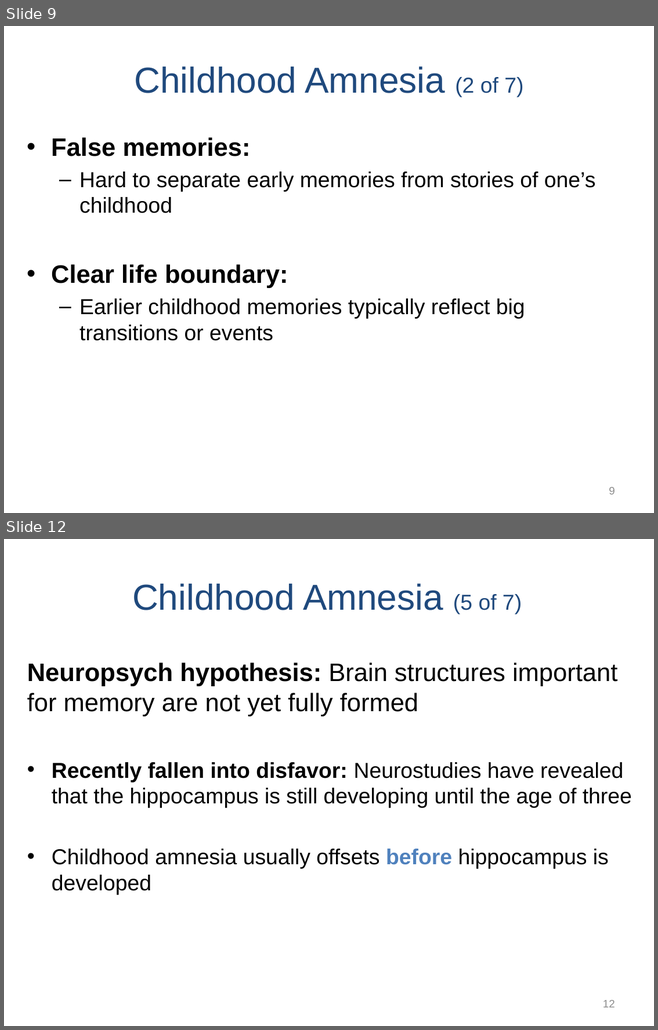
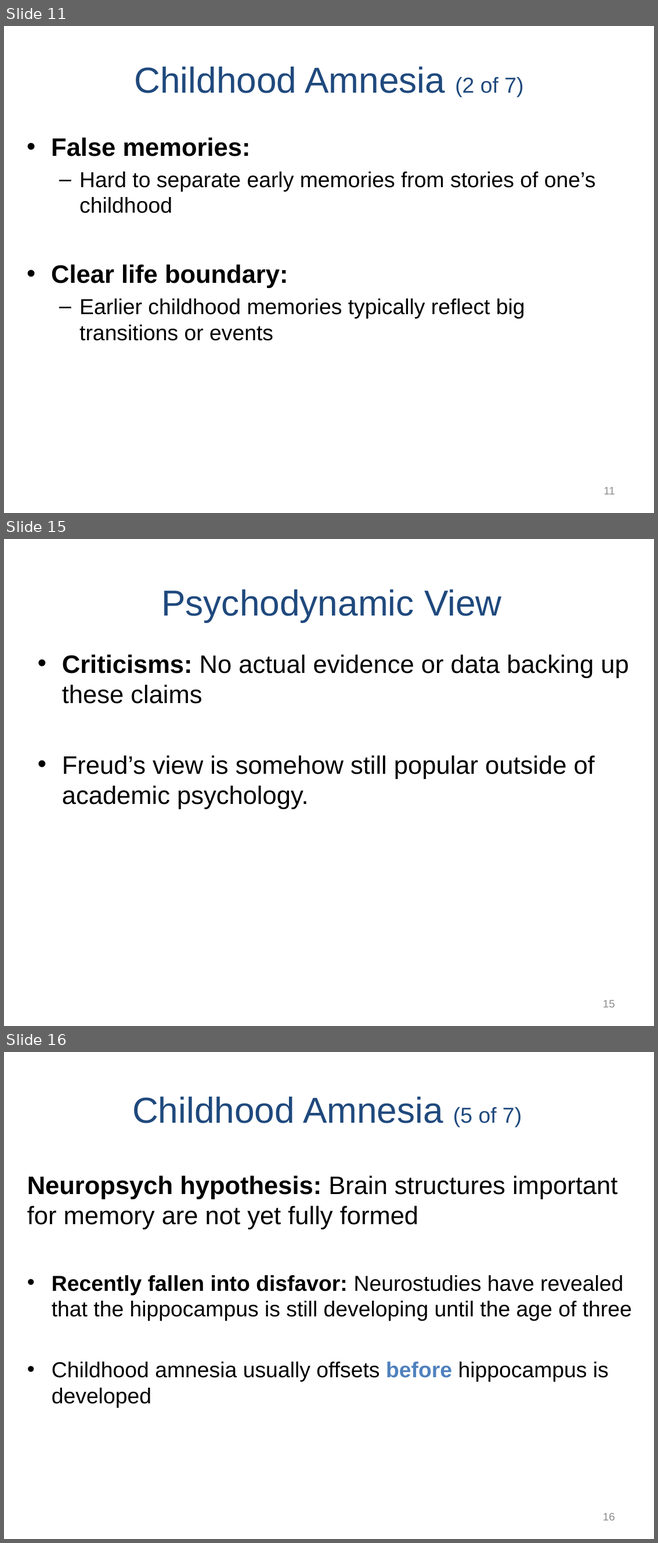
Before and after one commit to npm27/Teaching-Materials, a slide deck: Memory/Slides/Chapter 6.PPTX. Shown one above the other, each under a label of ours: slides 9 and 12 before the commit, slides 11, 15 and 16 after it; the slides between them are not shown. The pictures are 658x1030 and 658x1543 pixels, drawn with LibreOffice and Linux fonts; fonts in the diff are those of the drawing. Boxes give left, top, right and bottom in pixels: in the first picture for what was removed or moved away, otherwise in the second. Text is boxed around its words. In the diff, an @@ line names an element or a change of style, - is before the commit and + after.

```diff
--- a/Memory/Slides/Chapter 6.PPTX
+++ b/Memory/Slides/Chapter 6.PPTX
@@ slide 15 added at box(4, 539, 654, 1026), background #FFFFFF @@
@@ title added at box(161, 589, 502, 622), 40 pt, text #1F497D @@
+Psychodynamic View
@@ text added at box(62, 654, 628, 809), 28 pt, text #000000 @@
+• Criticisms: No actual evidence or data backing up these claims
+• Freud’s view is somehow still popular outside of academic psychology.
@@ page number added at box(603, 1000, 615, 1008), 12 pt, text #8C8C8C @@
+15
@@ what was slide 9 is now slide 11 @@
@@ page number at box(603, 487, 614, 495): text changed @@
-9
+11
@@ what was slide 12 is now slide 16 @@
@@ page number at box(603, 1513, 615, 1521): text changed @@
-12
+16
```
Also in this commit, not shown: 3 slides changed, 3 other slides added.
